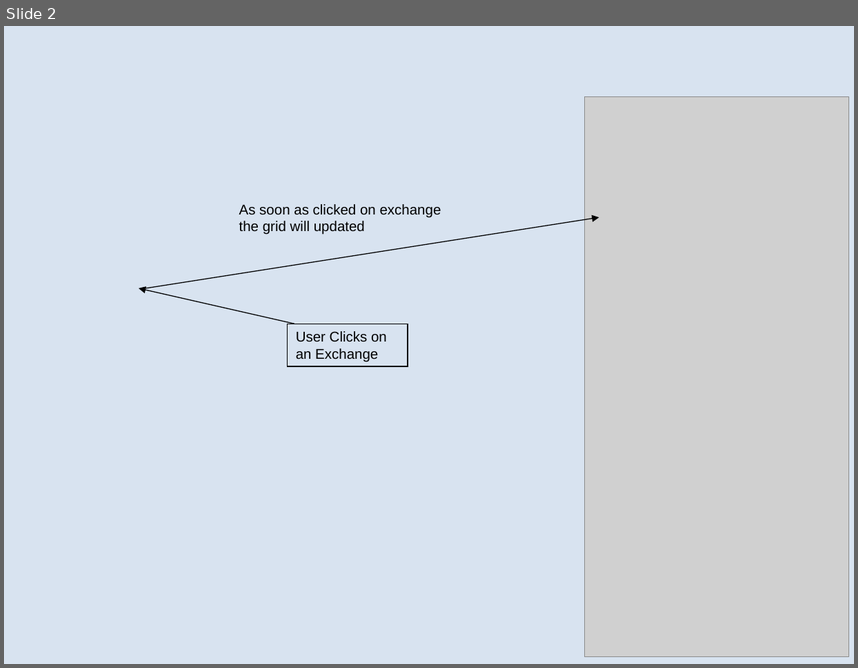
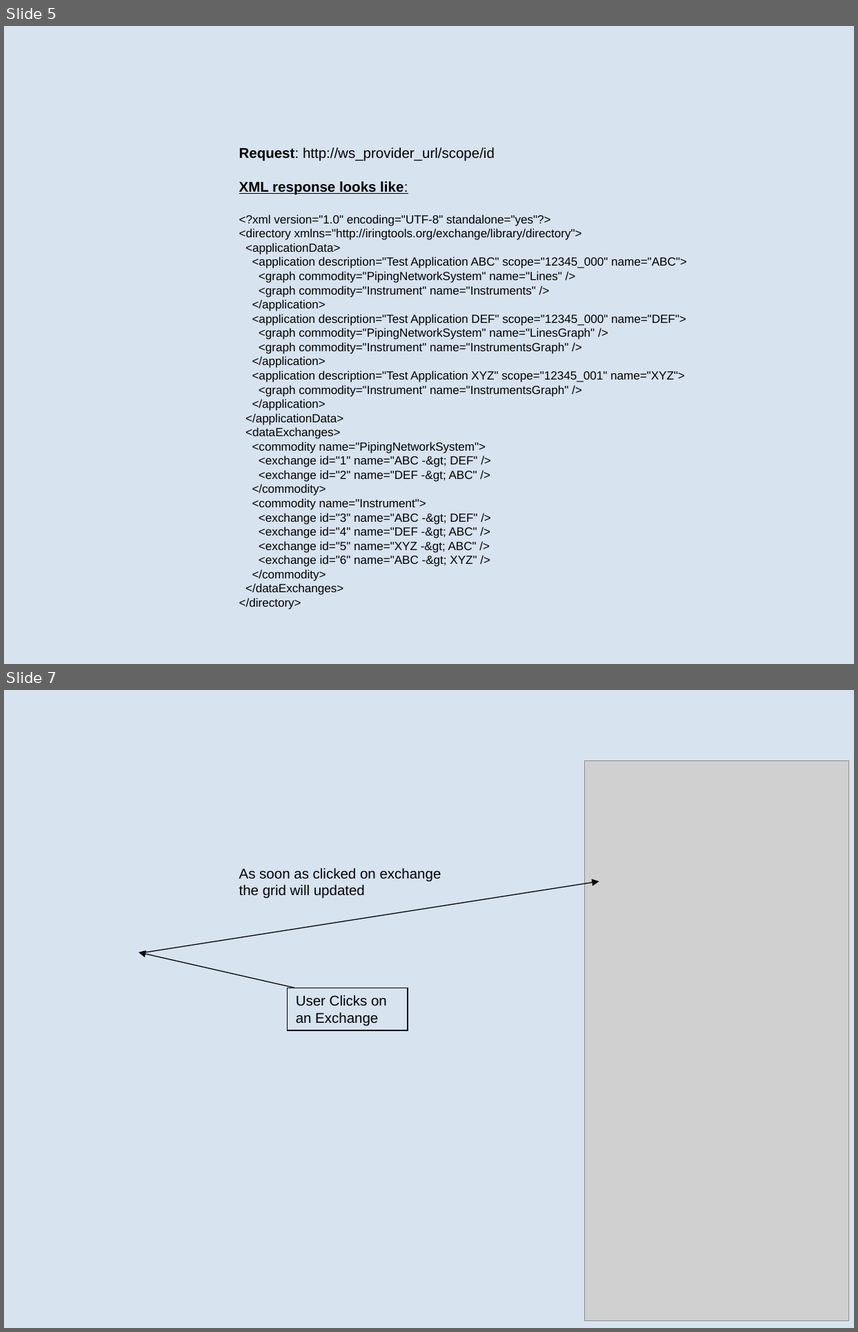
Before and after one commit to heyena/iring-tools, a slide deck: trunk/iRINGTools.ESB/documents/Sprint 2 User Stories.1.0.ppt. Shown one above the other, each under a label of ours: slide 2 before the commit, slides 5 and 7 after it; the slides between them are not shown. The pictures are 858x668 and 858x1332 pixels, drawn with LibreOffice and Linux fonts; fonts in the diff are those of the drawing; grey boxes stand for pictures; background and template pictures are left out. Boxes give left, top, right and bottom in pixels: in the first picture for what was removed or moved away, otherwise in the second. Text is boxed around its words. In the diff, an @@ line names an element or a change of style, - is before the commit and + after.

```diff
--- a/trunk/iRINGTools.ESB/documents/Sprint 2 User Stories.1.0.ppt
+++ b/trunk/iRINGTools.ESB/documents/Sprint 2 User Stories.1.0.ppt
@@ slide 5 added at bbox=[4, 26, 854, 664], background picture (left out) @@
@@ text added at bbox=[239, 147, 687, 609], 10 pt, text #000000 @@
+Request: http://ws_provider_url/scope/id
+XML response looks like:
+<?xml version="1.0" encoding="UTF-8" standalone="yes"?>
+<directory xmlns="http://iringtools.org/exchange/library/directory">
+<applicationData>
+<application description="Test Application ABC" scope="12345_000" name="ABC">
+<graph commodity="PipingNetworkSystem" name="Lines" />
+<graph commodity="Instrument" name="Instruments" />
+</application>
+<application description="Test Application DEF" scope="12345_000" name="DEF">
+<graph commodity="PipingNetworkSystem" name="LinesGraph" />
+<graph commodity="Instrument" name="InstrumentsGraph" />
+</application>
+<application description="Test Application XYZ" scope="12345_001" name="XYZ">
+<graph commodity="Instrument" name="InstrumentsGraph" />
+</application>
+</applicationData>
+<dataExchanges>
+<commodity name="PipingNetworkSystem">
+<exchange id="1" name="ABC -&gt; DEF" />
+<exchange id="2" name="DEF -&gt; ABC" />
+</commodity>
+<commodity name="Instrument">
+<exchange id="3" name="ABC -&gt; DEF" />
+<exchange id="4" name="DEF -&gt; ABC" />
+<exchange id="5" name="XYZ -&gt; ABC" />
+<exchange id="6" name="ABC -&gt; XYZ" />
+</commodity>
+</dataExchanges>
+</directory>
@@ what was slide 2 is now slide 7 @@
```
Also in this commit, not shown: 2 slides changed, 8 other slides added, 3 slides removed.
